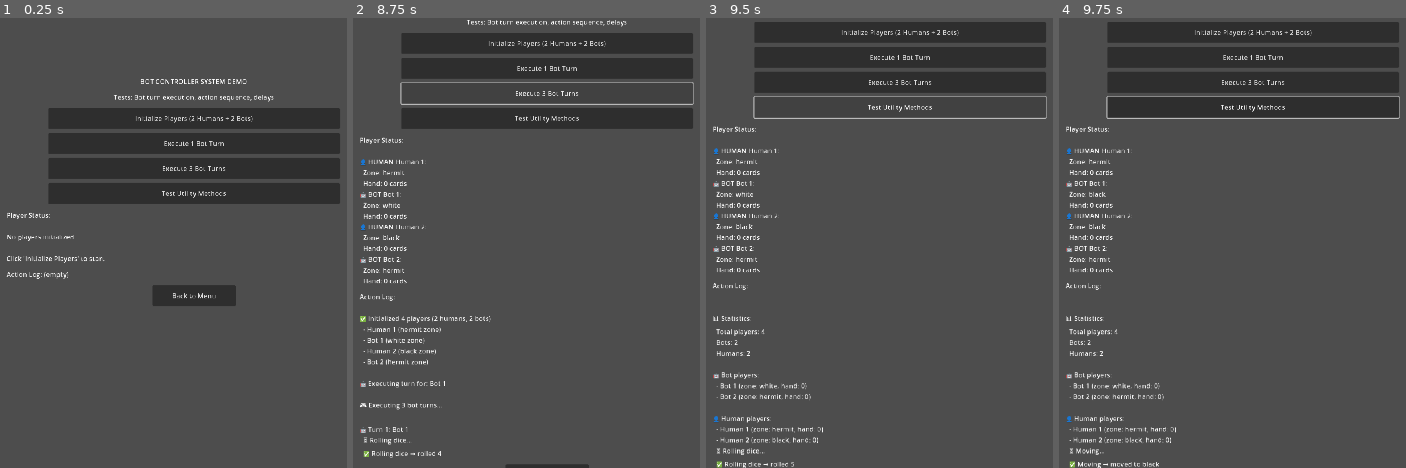
Above: before the commit, frames 1-4 (left to right).
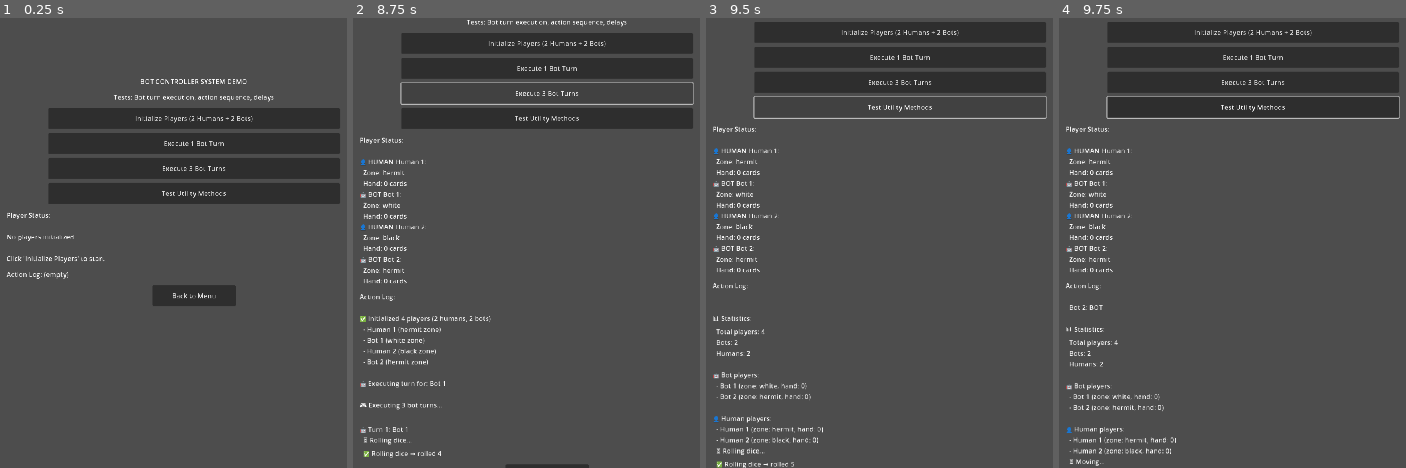
Above: after the commit, the same moments.

Repository: The-Cyril5555/shadow_hunter_app
Game: Godot game, scene res://scenes/demos/bot_controller_demo.tscn
The game is run twice, just before and just after one commit, with the same random seed, the same clock (stepped at 60 frames per second) and the same inputs. This scene is started directly instead of the project's main scene.
Inputs (mouse positions are in pixels of both pictures, inside the frame that each line leads up to):
- Up to frame 1 (0.25 s): no input
- Up to frame 2 (8.75 s): click "Execute 1 Bot Turn" at 0.5 s; click "Execute 3 Bot Turns" at 1.25 s; click "Initialize Players (2 Humans …" at 2 s; click "Test Utility Methods" at 2.75 s; click "Initialize Players (2 Humans …" at 3.5 s; click "Execute 1 Bot Turn" at 4.25 s; click "Execute 3 Bot Turns" at 5 s; click "Test Utility Methods" at 5.75 s; click "Initialize Players (2 Humans …" at 6.5 s; click "Execute 1 Bot Turn" at 7.25 s; click "Execute 3 Bot Turns" at 8 s
- Up to frame 3 (9.5 s): click "Test Utility Methods" at 8.75 s
- Up to frame 4 (9.75 s): tap Enter at 9.5 s; move the mouse to (outside the picture) at 9.52 s; click (outside the picture) at 9.67 s

Frames 1-3 are identical in both runs. In frame 4, 1.7% of the frame differs, in the area x 2-34%, y 38-100%.
Error after the commit: Invalid access to property or key 'player_moved' on a base object of type 'Node (GameStateClass)'. (res://scripts/systems/bot_controller.gd:114)

Commit message:
feat: adapt BotController to use real game systems

Diff:
--- a/scripts/systems/bot_controller.gd
+++ b/scripts/systems/bot_controller.gd
@@ -49,7 +49,15 @@
 		push_warning("[BotController] Attempted to execute bot turn for human player: %s" % bot.display_name)
 		return
 
+	# Log bot personality
+	var personality_id = PersonalityManager.get_personality_id(bot)
+	var personality_name = "Unknown"
+	if personality_id != "":
+		var personality_data = bot.get_meta("personality_data", {})
+		personality_name = personality_data.get("display_name", personality_id)
+
 	print("\n[BotController] ========== %s TURN START ==========" % bot.display_name)
+	print("[BotController] Personality: %s" % personality_name)
 
 	# Step 1: Roll dice
 	await _action_delay(scene_tree)
@@ -87,14 +95,14 @@
 	return roll
 
 
-## Bot moves to zone (MVP: random valid adjacent zone)
+## Bot moves to zone (with GameState signal emission)
 ## @param bot: Bot player moving
 ## @param roll: Dice roll result (currently unused in MVP)
 ## @returns: String - target zone id
 func bot_move_to_zone(bot: Player, roll: int) -> String:
 	bot_action_started.emit(bot, "move")
 
-	# MVP: Simple zone selection (random adjacent)
+	# Get valid adjacent zones
 	var valid_zones = _get_valid_adjacent_zones(bot.position_zone)
 	var target_zone = valid_zones.pick_random() if valid_zones.size() > 0 else bot.position_zone
 
@@ -102,40 +110,40 @@
 	var old_zone = bot.position_zone
 	bot.position_zone = target_zone
 
+	# Emit GameState signal for movement (for UI updates, etc.)
+	GameState.player_moved.emit(bot, target_zone)
+
 	bot_action_completed.emit(bot, "move", target_zone)
 	print("[BotController] 🚶 %s moved: %s → %s" % [bot.display_name, old_zone, target_zone])
 
 	return target_zone
 
 
-## Bot executes zone action (MVP: always draw card)
+## Bot executes zone action (draw card from real deck)
 ## @param bot: Bot player executing action
 ## @param zone: Current zone
 func bot_execute_zone_action(bot: Player, zone: String) -> void:
 	bot_action_started.emit(bot, "zone_action")
 
-	# For MVP, simulate drawing a card
-	# In full implementation, this would use DeckManager
 	print("[BotController] 🃏 %s drawing card from %s zone" % [bot.display_name, zone])
 
-	# Simulate card draw by creating a dummy card
-	var card = Card.new()
-	card.from_dict({
-		"id": "bot_card_%d" % randi(),
-		"name": "Card from %s" % zone,
-		"deck": zone,
-		"type": "equipment",
-		"effect": {
-			"type": "damage",
-			"value": 1,
-			"description": "Test card"
-		}
-	})
-
-	bot.hand.append(card)
-
-	bot_action_completed.emit(bot, "zone_action", card)
-	print("[BotController] ✅ %s drew: %s (hand: %d cards)" % [bot.display_name, card.name, bot.hand.size()])
+	# Get the appropriate deck from GameState
+	var deck: DeckManager = GameState.get_deck_for_zone(zone)
+
+	if deck == null:
+		push_warning("[BotController] No deck found for zone: %s" % zone)
+		bot_action_completed.emit(bot, "zone_action", null)
+		return
+
+	# Draw card from real deck using HandManager
+	var card = HandManager.draw_to_hand(bot, deck)
+
+	if card != null:
+		bot_action_completed.emit(bot, "zone_action", card)
+		print("[BotController] ✅ %s drew: %s (hand: %d cards)" % [bot.display_name, card.name, bot.hand.size()])
+	else:
+		bot_action_completed.emit(bot, "zone_action", null)
+		print("[BotController] ⚠️ %s couldn't draw (deck exhausted)" % bot.display_name)
 
 
 # =============================================================================
